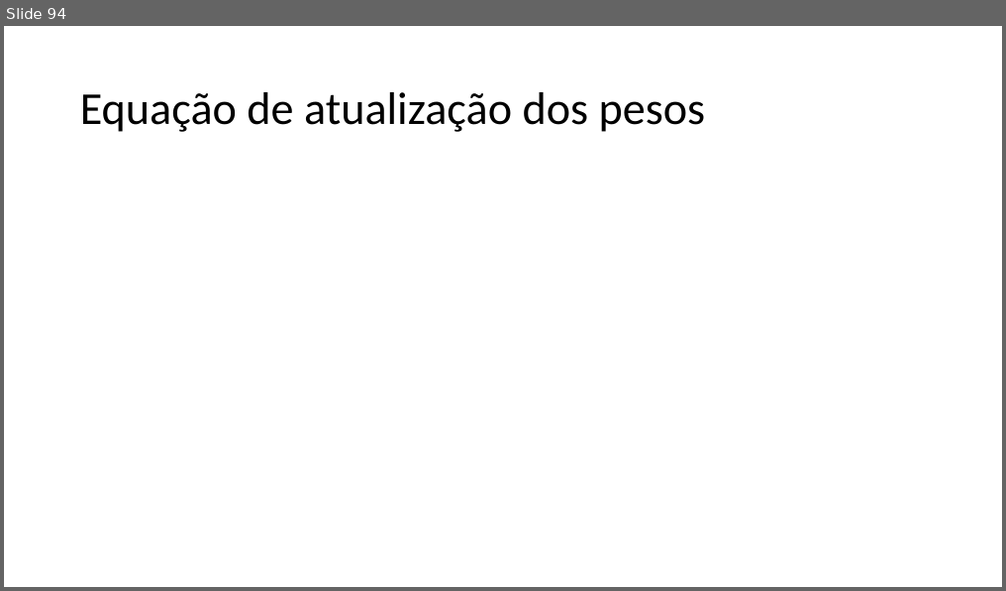
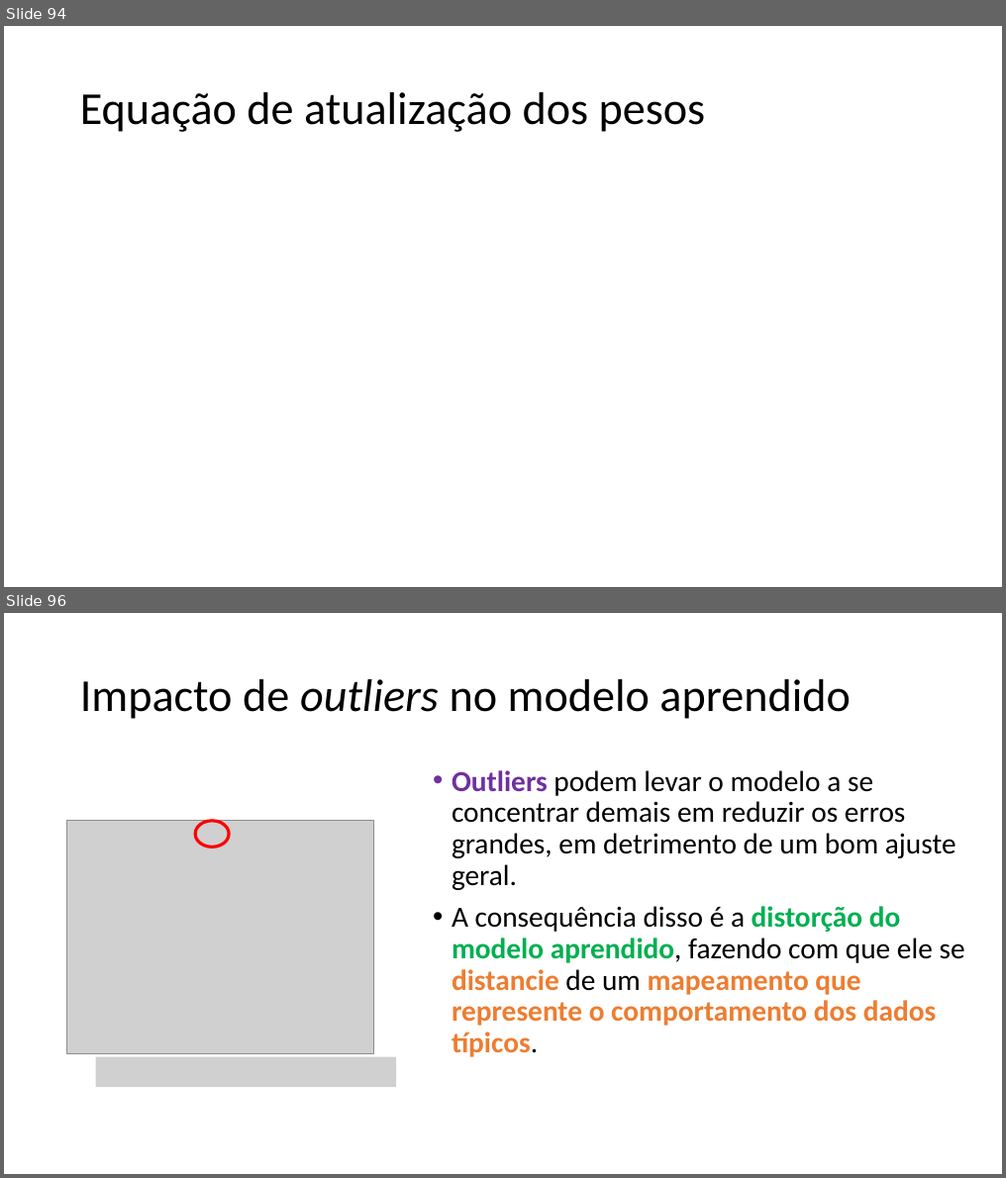
Before and after one commit to zz4fap/c24_inteligencia_artificial, a slide deck: slides/C24_Regressão.pptx. Shown one above the other, each under a label of ours: slide 94 before the commit, slides 94 and 96 after it; the slides between them are not shown. The pictures are 1006x591 and 1006x1178 pixels, drawn with LibreOffice and Linux fonts; fonts in the diff are those of the drawing; grey boxes stand for pictures. Boxes give left, top, right and bottom in pixels: in the first picture for what was removed or moved away, otherwise in the second. Text is boxed around its words. In the diff, an @@ line names an element or a change of style, - is before the commit and + after.

Commit message:
update of slides

```diff
--- a/slides/C24_Regressão.pptx
+++ b/slides/C24_Regressão.pptx
@@ slide 96 added at (4,613,1002,1174), background #FFFFFF @@
@@ title added at (80,679,850,719), 44 pt, text #000000 @@
+Impacto de outliers no modelo aprendido
@@ text added at (451,770,965,1058), 28 pt, text #000000 @@
+• Outliers podem levar o modelo a se concentrar demais em reduzir os erros grandes, em detrimento de um bom ajuste geral.
+• A consequência disso é a distorção do modelo aprendido, fazendo com que ele se distancie de um mapeamento que represente o comportamento dos dados típicos.
@@ picture added at (66,821,373,1054) @@
@@ ellipse added at (196,821,230,848), outline #FF0000 3 pt @@
@@ picture added at (96,1057,397,1087) @@
```
Also in this commit, not shown: 1 other slide added, 3 other files.
